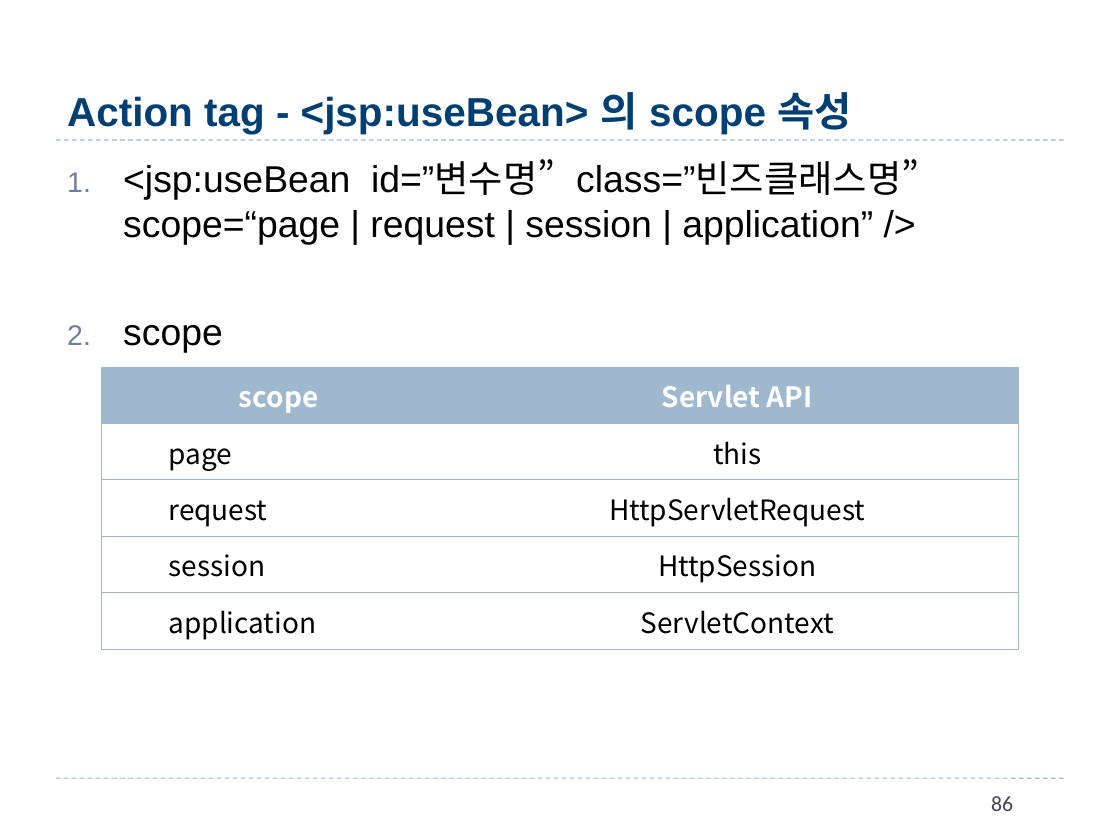
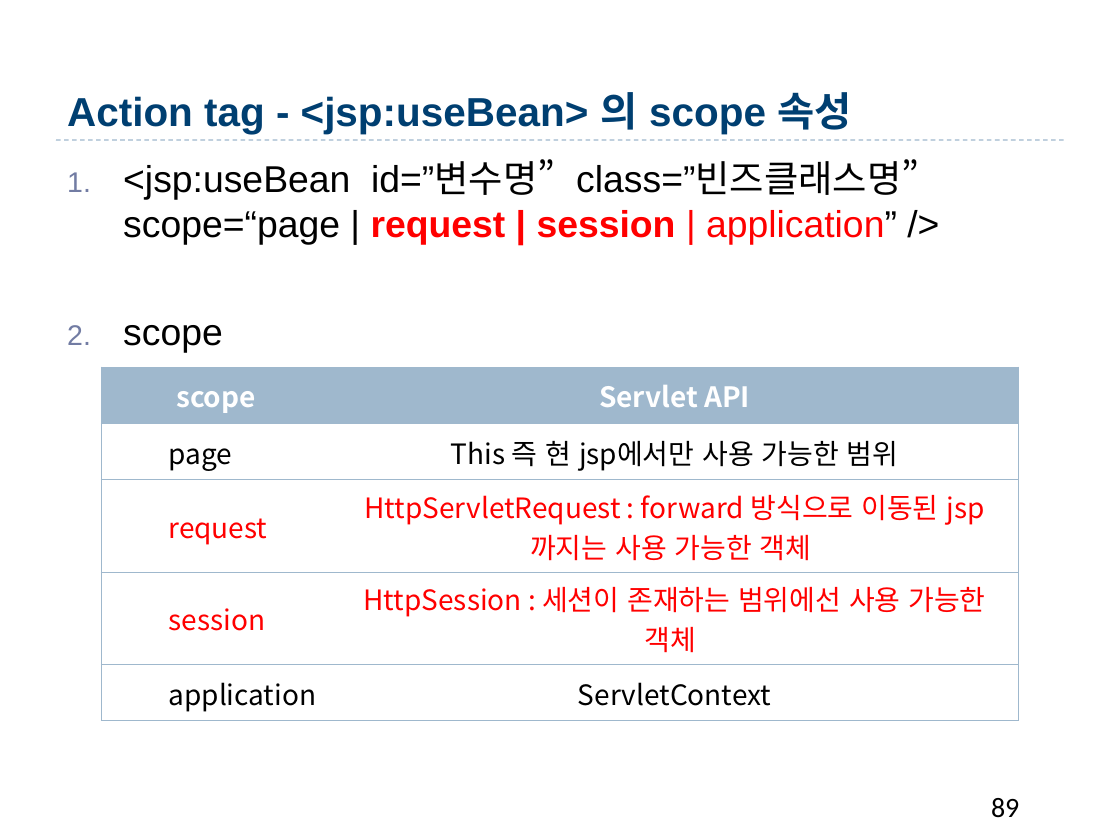
Before and after one commit to qfactor2013/BizStudyParallel, a slide deck: slide 89 of JSP_Servlet/4.Web[김혜경].pptx (slide 86 before the commit). Drawn at 1120x840 pixels with LibreOffice and Linux fonts; fonts in the diff are those of the drawing; background and template pictures are left out. Boxes give left, top, right and bottom in pixels: in the first picture for what was removed or moved away, otherwise in the second. Text is boxed around its words. In the diff, an @@ line names an element or a change of style, - is before the commit and + after.

```diff
--- a/JSP_Servlet/4.Web[김혜경].pptx
+++ b/JSP_Servlet/4.Web[김혜경].pptx
@@ text at [123,162,919,244]: text colour #000000 to #FF0000 in "request | session | application”"; bold on in "request | session" @@
@@ table at [102,367,1019,716] @@
-row 2, column 2: this
+row 2, column 2: This 즉 현 jsp에서만 사용 가능한 범위
-row 3, column 2: HttpServletRequest
+row 3, column 2: HttpServletRequest : forward 방식으로 이동된 jsp 까지는 사용 가능한 객체
-row 4, column 2: HttpSession
+row 4, column 2: HttpSession : 세션이 존재하는 범위에선 사용 가능한 객체
@@ text colour #000000 to #FF0000 in "request", "session" @@
@@ line removed from (56, 778) to (1064, 778) @@
@@ page number at [991,798,1019,818]: text changed; size 14 to 18 pt; text colour #464653 to #000000 @@
-86
+89
```
Also in this commit, not shown: 111 other slides changed, 5 slides added, 2 slides removed, 48 other files.
